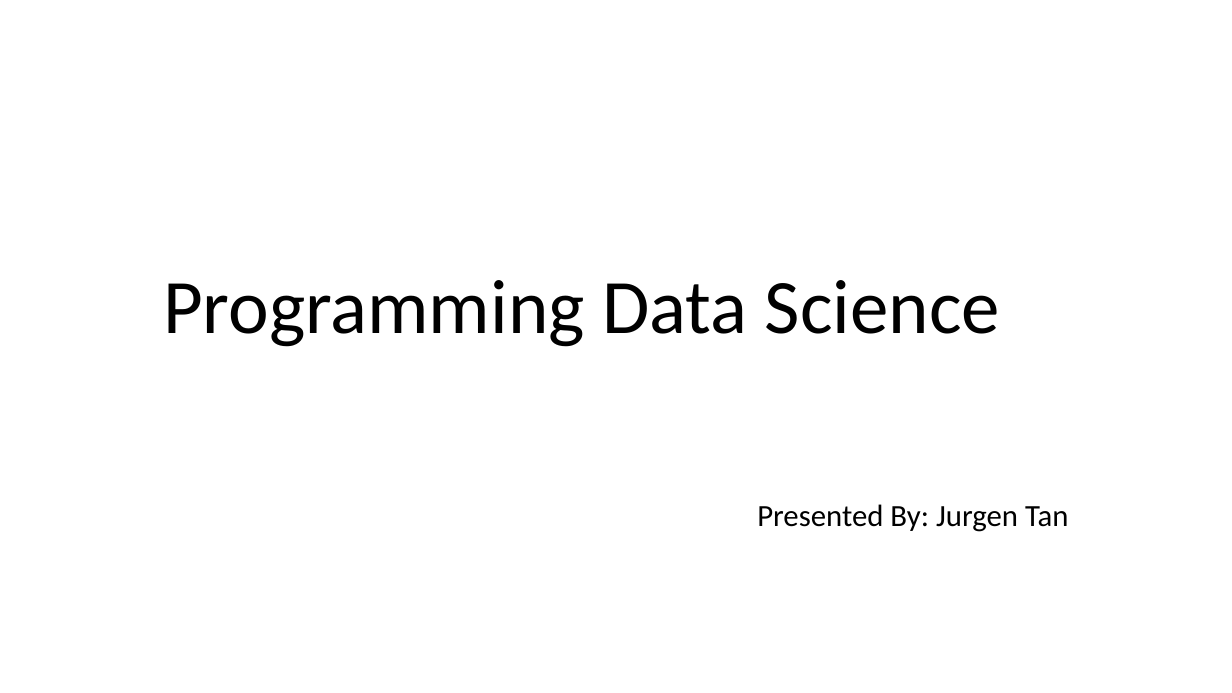
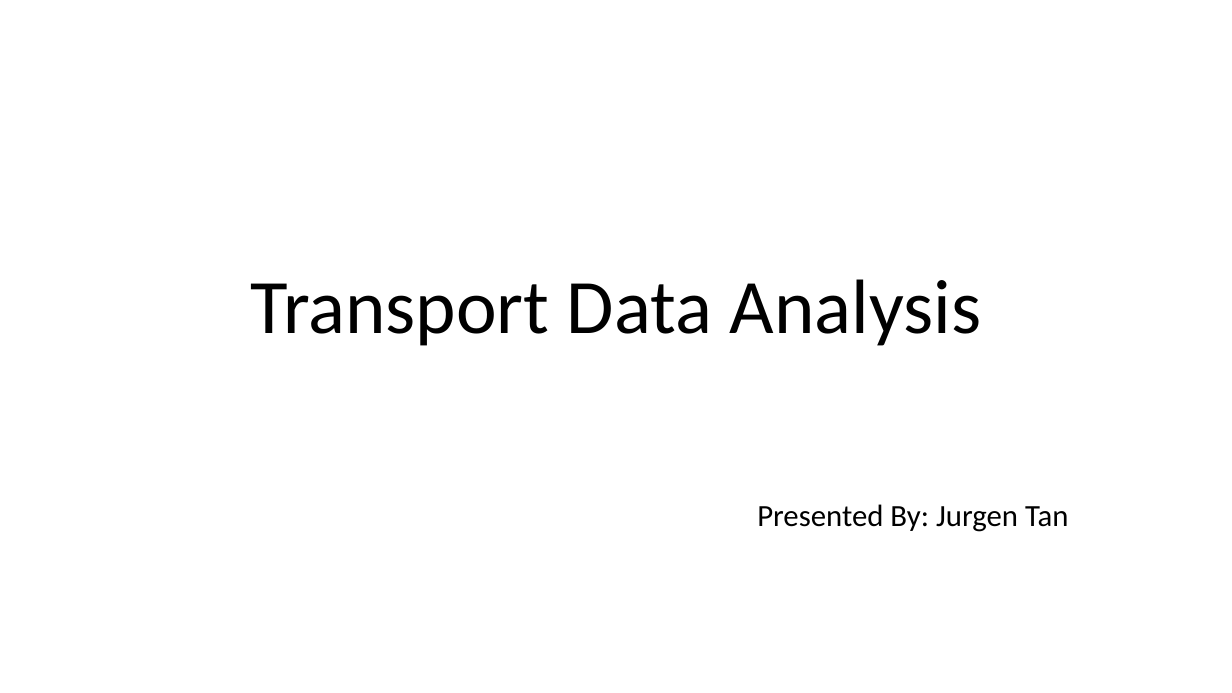
Before and after one commit to jurgen-tan-git/PDS-Assignments, a slide deck: slide 1 of JurgenTan_CA1.pptx. Drawn at 1232x693 pixels with LibreOffice and Linux fonts; fonts in the diff are those of the drawing. Boxes give left, top, right and bottom in pixels: in the first picture for what was removed or moved away, otherwise in the second. Text is boxed around its words. In the diff, an @@ line names an element or a change of style, - is before the commit and + after.

```diff
--- a/JurgenTan_CA1.pptx
+++ b/JurgenTan_CA1.pptx
@@ title at <box>251,279,982,346</box>: text changed @@
-Programming Data Science
+Transport Data Analysis
```
Also in this commit, not shown: 5 other slides changed, 4 slides added, 4 other files.
